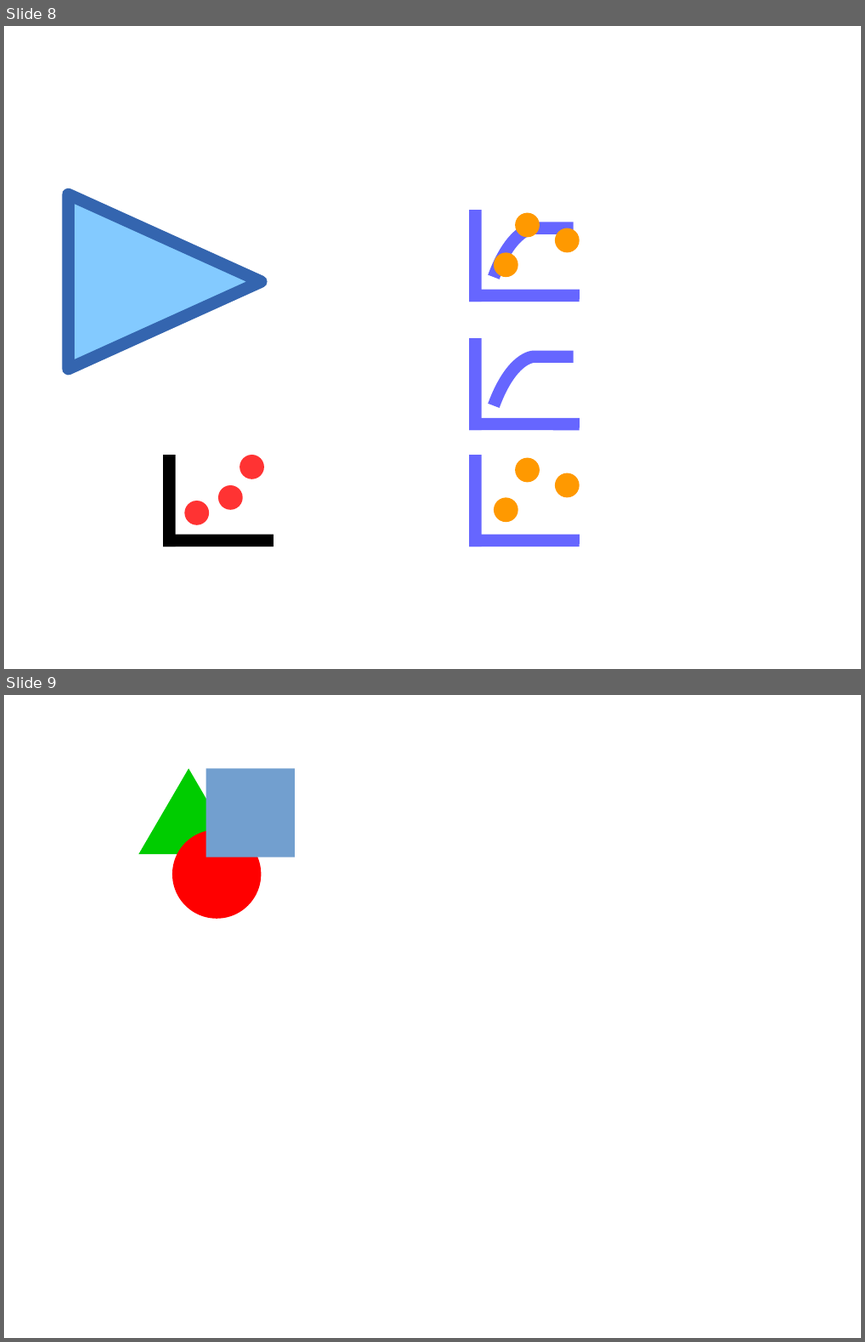
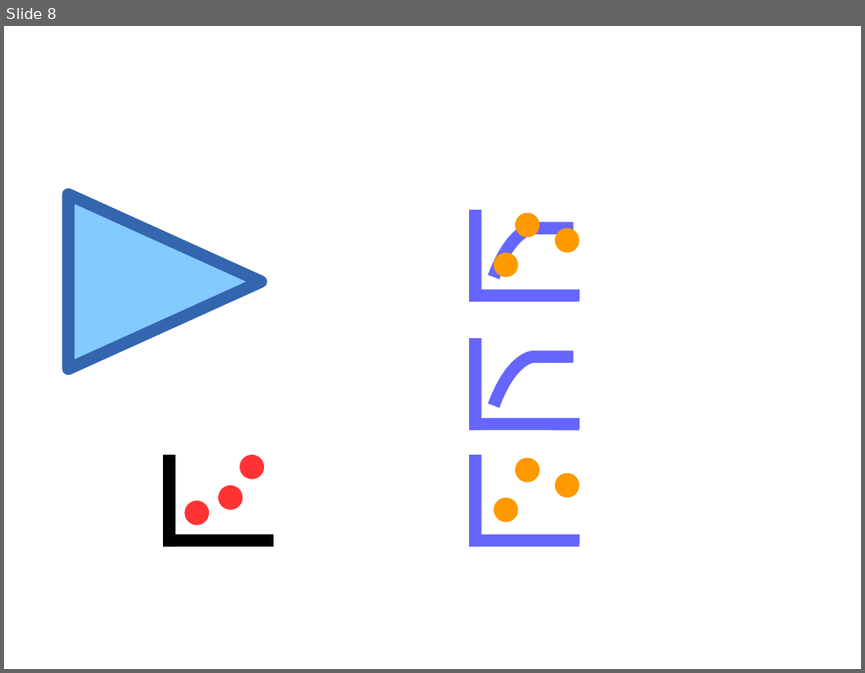
Before and after one commit to PauloCarvalhoRJ/gammaray, a slide deck: art/logo.odp. Shown one above the other, each under a label of ours: slides 8 and 9 before the commit, slide 8 after it. The pictures are 865x1342 and 865x673 pixels, drawn with LibreOffice and Linux fonts; fonts in the diff are those of the drawing. Boxes give left, top, right and bottom in pixels: in the first picture for what was removed or moved away, otherwise in the second. Text is boxed around its words. In the diff, an @@ line names an element or a change of style, - is before the commit and + after.

```diff
--- a/art/logo.odp
+++ b/art/logo.odp
@@ slide 9 removed at bbox=[4, 695, 861, 1338], background #FFFFFF @@
@@ triangle removed at bbox=[138, 768, 239, 854] @@
@@ rectangle removed at bbox=[206, 768, 295, 857] @@
@@ ellipse removed at bbox=[172, 829, 262, 919] @@
```
Also in this commit, not shown: 1 slide added, 6 other files.
